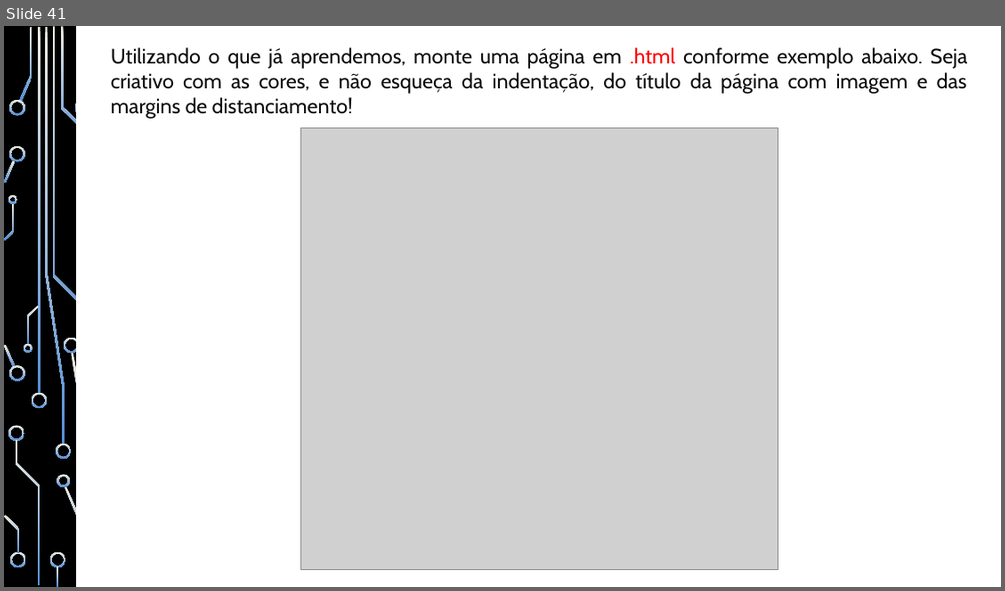
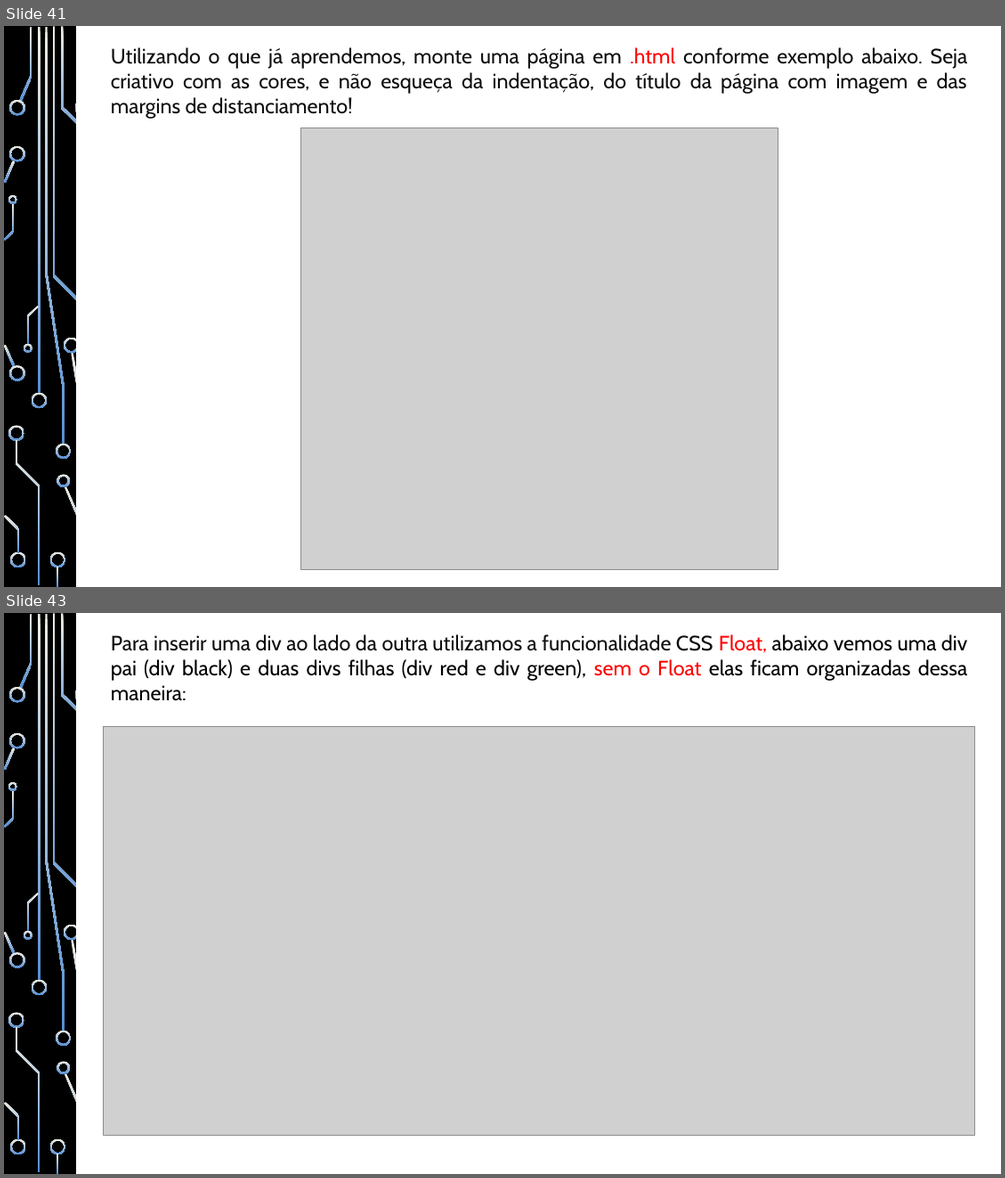
Before and after one commit to heitorsam/aulas_iep, a slide deck: documentos/Apostila - Desenvolvimento Web - IEP.pptx. Shown one above the other, each under a label of ours: slide 41 before the commit, slides 41 and 43 after it; the slides between them are not shown. The pictures are 1005x591 and 1005x1178 pixels, drawn with LibreOffice and Linux fonts; fonts in the diff are those of the drawing; grey boxes stand for pictures; background and template pictures are left out. Boxes give left, top, right and bottom in pixels: in the first picture for what was removed or moved away, otherwise in the second. Text is boxed around its words. In the diff, an @@ line names an element or a change of style, - is before the commit and + after.

```diff
--- a/documentos/Apostila - Desenvolvimento Web - IEP.pptx
+++ b/documentos/Apostila - Desenvolvimento Web - IEP.pptx
@@ slide 43 added at [4,613,1001,1174], background picture (left out); not listed: 37 template elements that a slide beside it also shows @@
@@ rectangle added at [77,613,1001,1174], fill #FFFFFF, outline #FFFFFF 1.25 pt @@
@@ text added at [111,634,967,701], 20 pt, text #000000 @@
+Para inserir uma div ao lado da outra utilizamos a funcionalidade CSS Float, abaixo vemos uma div pai (div black) e duas divs filhas (div red e div green), sem o Float elas ficam organizadas dessa maneira:
@@ picture added at [104,727,975,1135] @@
```
Also in this commit, not shown: 2 slides changed, 13 other slides added, 10 other files.
